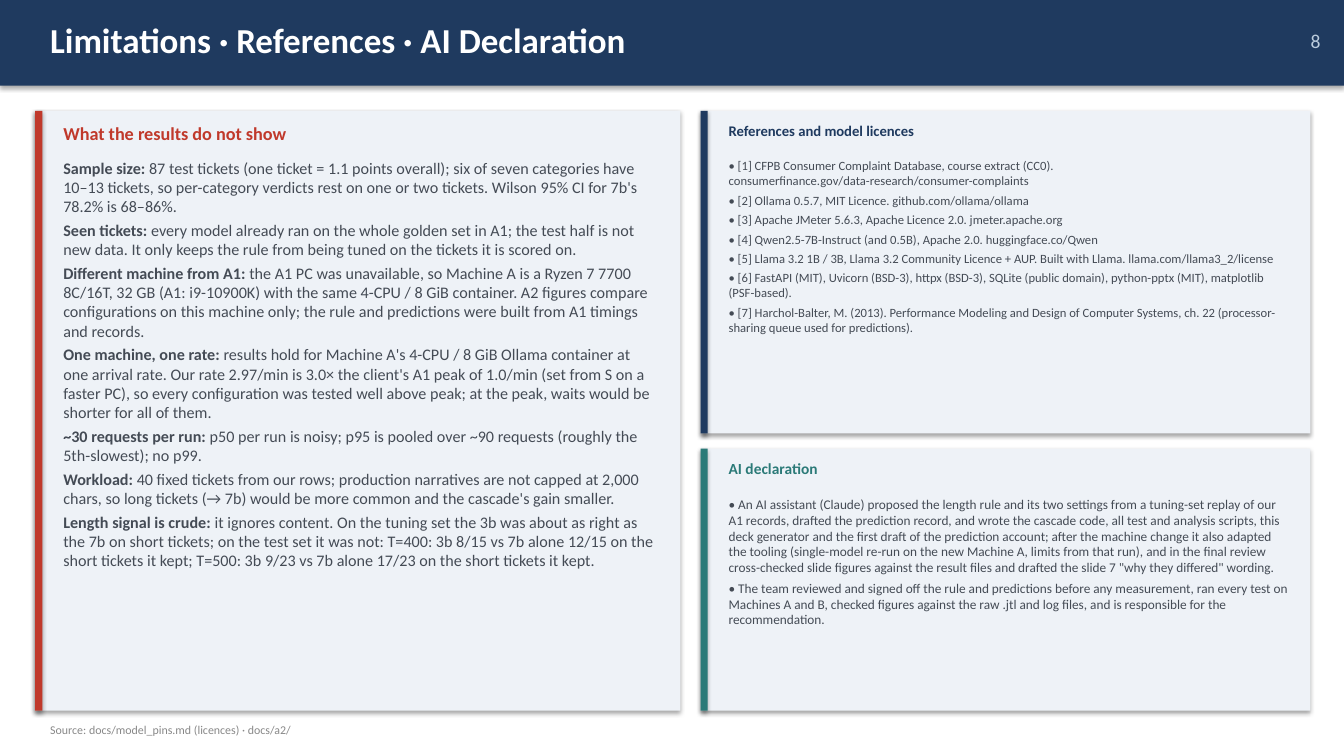
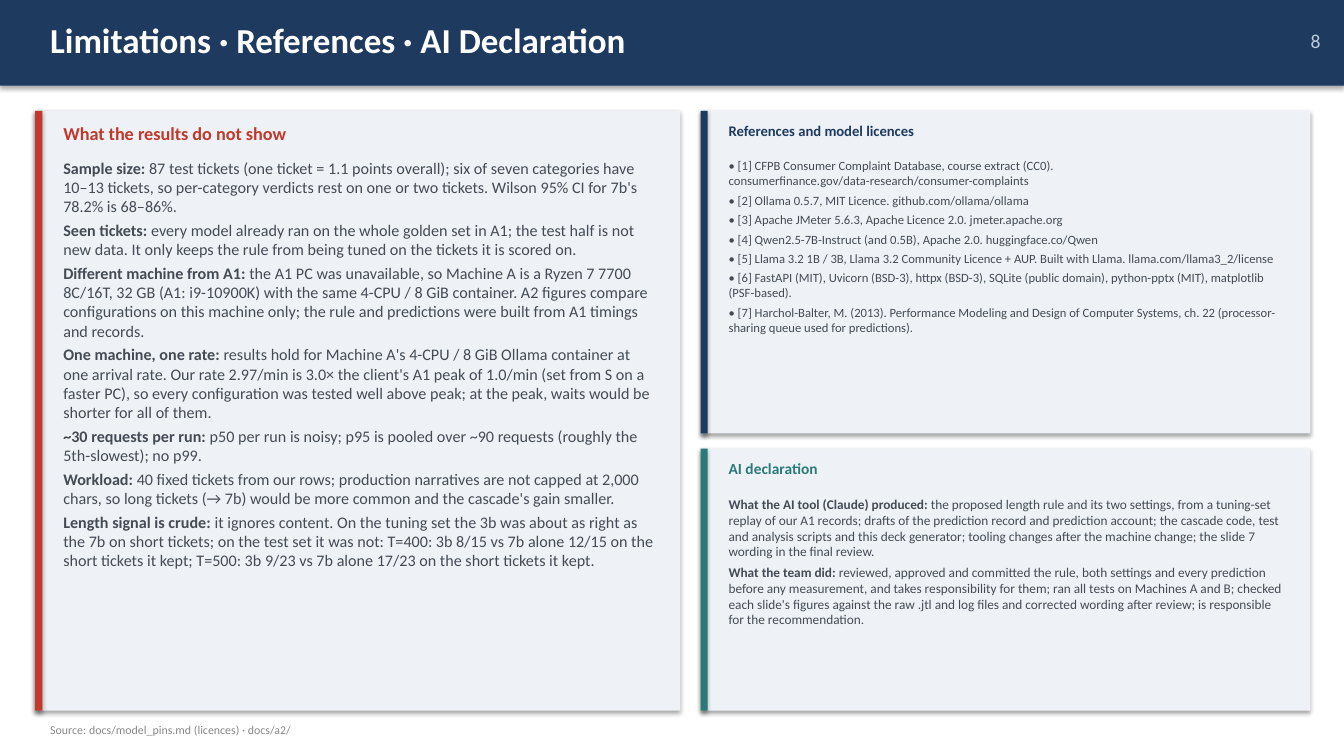
Before and after one commit to AlvinKoh1/ICT3113-Assignment2, a slide deck: slide 8 of deck/Group09_A2.pptx. Drawn at 1344x756 pixels with LibreOffice and Linux fonts; fonts in the diff are those of the drawing. Boxes give left, top, right and bottom in pixels: in the first picture for what was removed or moved away, otherwise in the second. Text is boxed around its words. In the diff, an @@ line names an element or a change of style, - is before the commit and + after.

Commit message:
Final deck fixes
Slide 4: confusion matrices for all six configs. Slide 5: throughput per second. Slide 8: AI declaration split into tool vs team.

```diff
--- a/deck/Group09_A2.pptx
+++ b/deck/Group09_A2.pptx
@@ text at bbox=[729, 499, 1281, 624]: text changed @@
-• An AI assistant (Claude) proposed the length rule and its two settings from a tuning-set replay of our A1 records, drafted the prediction record, and wrote the cascade code, all test and analysis scripts, this deck generator and the first draft of the prediction account; after the machine change it also adapted the tooling (single-model re-run on the new Machine A, limits from that run), and in the final review cross-checked slide figures against the result files and drafted the slide 7 "why they differed" wording.
-• The team reviewed and signed off the rule and predictions before any measurement, ran every test on Machines A and B, checked figures against the raw .jtl and log files, and is responsible for the recommendation.
+What the AI tool (Claude) produced: the proposed length rule and its two settings, from a tuning-set replay of our A1 records; drafts of the prediction record and prediction account; the cascade code, test and analysis scripts and this deck generator; tooling changes after the machine change; the slide 7 wording in the final review.
+What the team did: reviewed, approved and committed the rule, both settings and every prediction before any measurement, and takes responsibility for them; ran all tests on Machines A and B; checked each slide's figures against the raw .jtl and log files and corrected wording after review; is responsible for the recommendation.
```
Also in this commit, not shown: 2 other slides changed, 1 other file.
